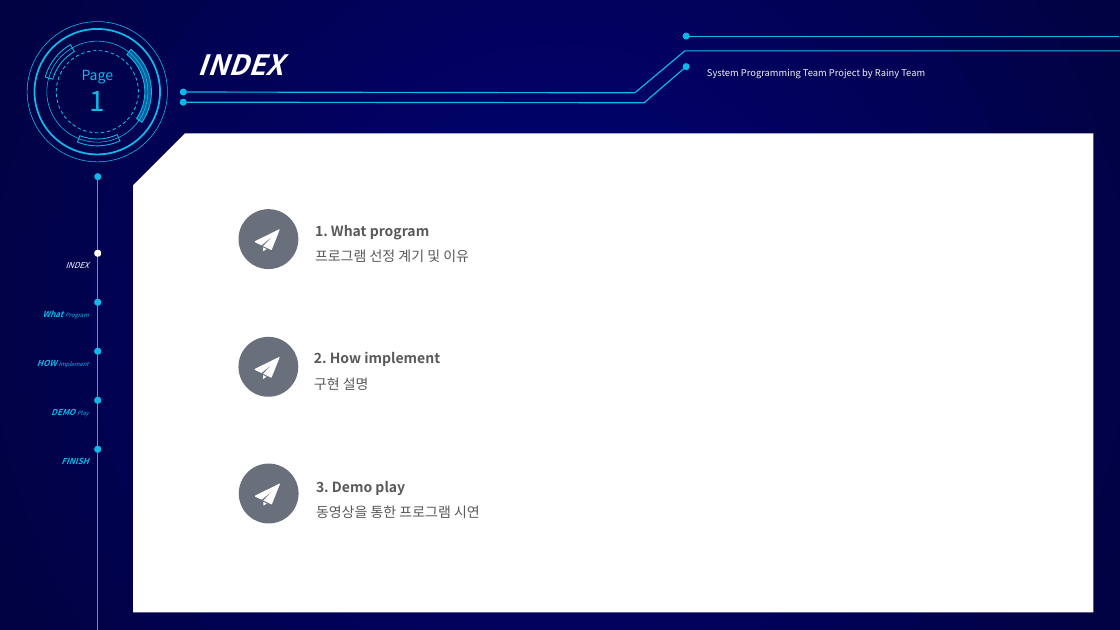
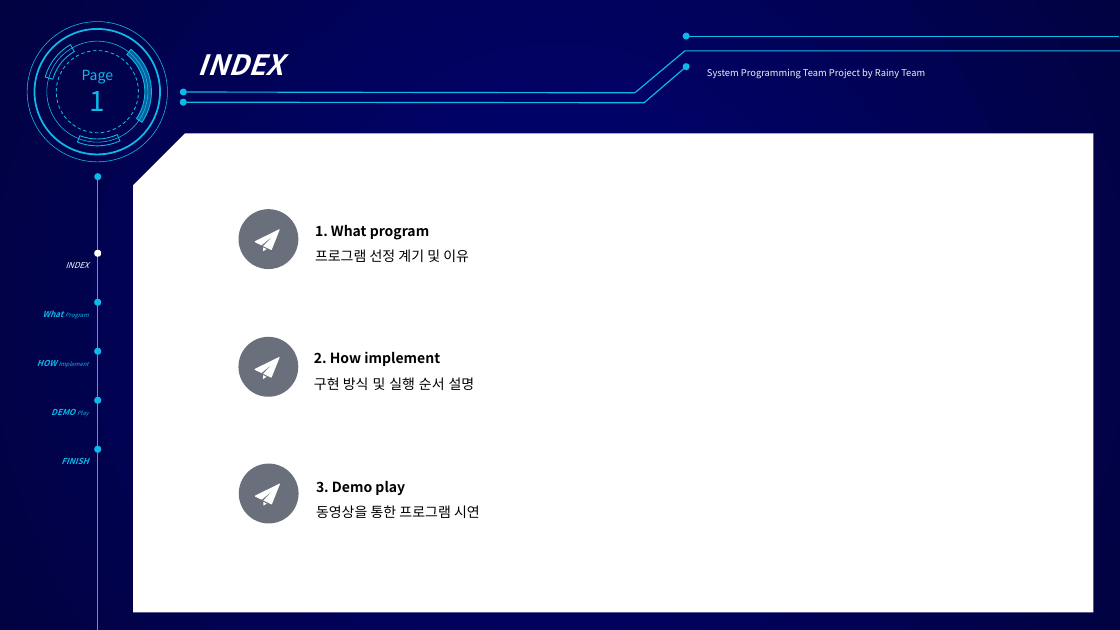
Before and after one commit to HYUCKJIN/SysProgTeamProject, a slide deck: slide 2 of 발표자료ver3.pptx. Drawn at 1120x630 pixels with LibreOffice and Linux fonts; fonts in the diff are those of the drawing. Boxes give left, top, right and bottom in pixels: in the first picture for what was removed or moved away, otherwise in the second. Text is boxed around its words. In the diff, an @@ line names an element or a change of style, - is before the commit and + after.

```diff
--- a/발표자료ver3.pptx
+++ b/발표자료ver3.pptx
@@ text "1. What program" at (x1=315, y1=225, x2=469, y2=262): text colour #595959 to #000000 @@
@@ text at (x1=314, y1=351, x2=440, y2=366): text colour #595959 to #000000 in "2. How implement" @@
@@ text at (x1=314, y1=377, x2=475, y2=390): text changed; text colour #595959 to #000000 @@
-구현 설명
+구현 방식 및 실행 순서 설명
@@ text "3. Demo play" at (x1=316, y1=481, x2=480, y2=518): text colour #595959 to #000000 @@
```
Also in this commit, not shown: 2 other slides changed.
